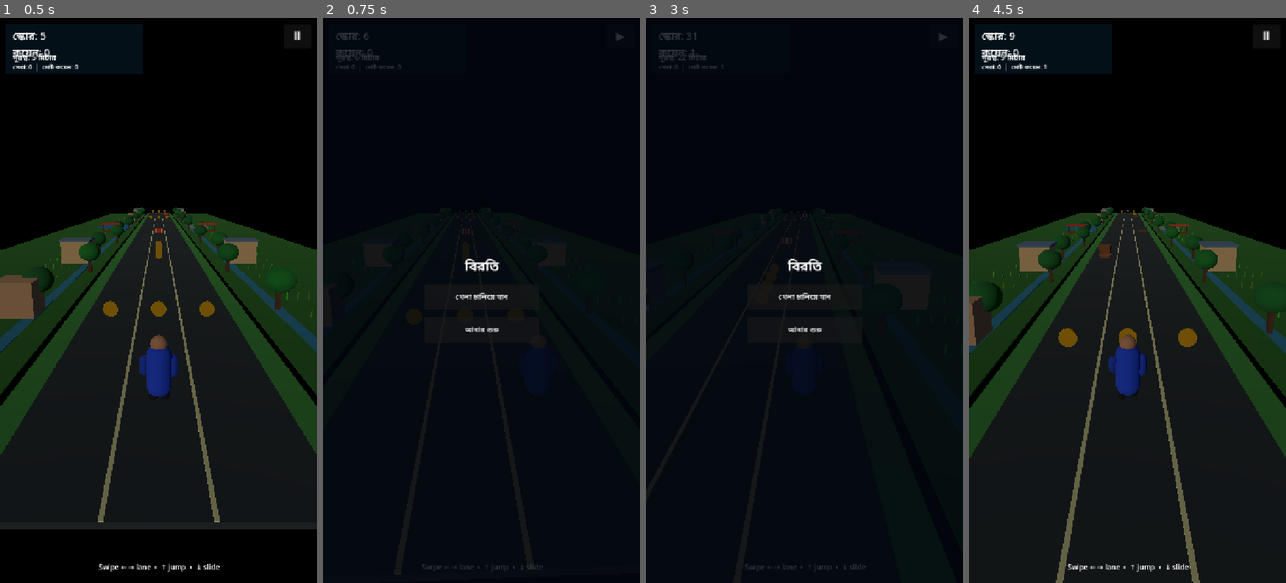
Above: before the commit, frames 1-4 (left to right).
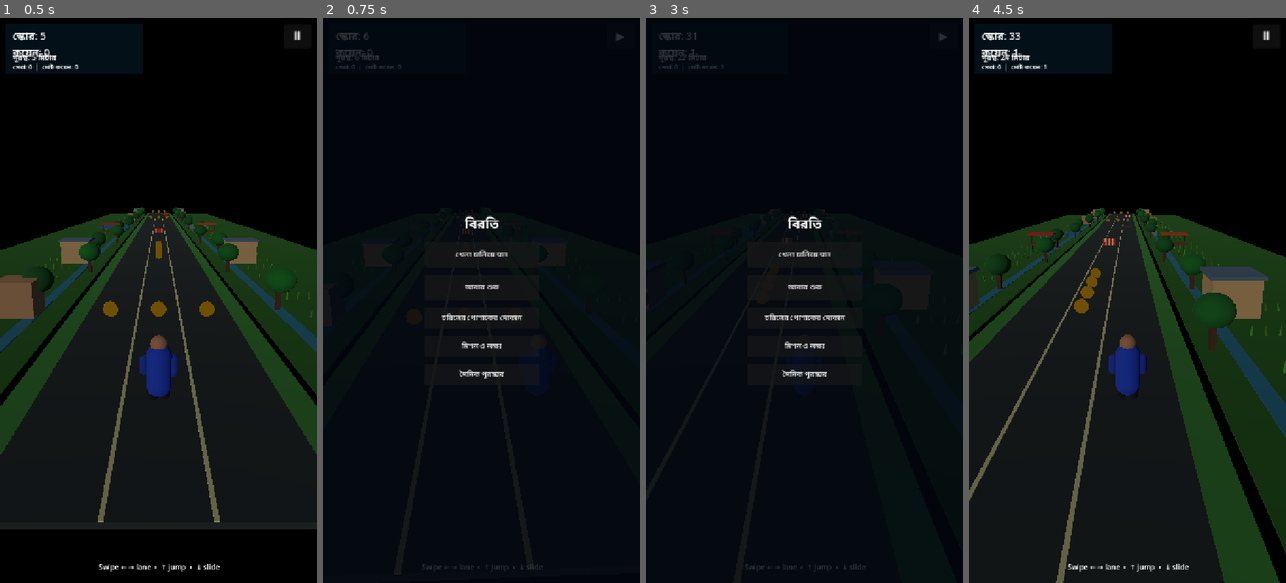
Above: after the commit, the same moments.

Repository: dxsohel087-crypto/JIBON-Bangladesh-Real-Life-Simulator
Game: Godot game, scene res://Scenes/Main.tscn
Two runs of this game, one before a commit and one after it. Both use one fixed random seed, a clock stepped at 60 frames per second and the inputs below.
Inputs (mouse positions are in pixels of both pictures, inside the frame that each line leads up to):
- Up to frame 1 (0.5 s): no input
- Up to frame 2 (0.75 s): tap Enter at 0.5 s; move the mouse to (551, 272) at 0.52 s; hold Right from 0.53 s (still down); tap P at 0.6 s; click (551, 272) at 0.67 s
- Up to frame 3 (3 s): tap Space at 0.77, 2.27 s; release Right at 1.25 s; click "খেলা চালিয়ে যান" at 1.25 s; move the mouse to (741, 328) at 2.02 s; hold Down 2.03-2.78 s; tap Enter at 2.1 s; move the mouse to (836, 176) at 2.77 s; hold Right from 2.78 s (still down); tap P at 2.85 s
- Up to frame 4 (4.5 s): release Right at 3.5 s; click (1127, 317) at 3.5 s, where only the run after the commit has a clickable "চরিত্রের পোশাকের দোকান"; click (1127, 255) at 4.25 s, where only the run after the commit has a clickable "ফিরে যান"

Frame 1 is identical in both runs. In frame 2, 1.1% of the frame differs, in the area x 37-63%, y 35-64%; in frame 3, 1.1%; in frame 4, 23%, in the area x 0-100%, y 2-100%.

Commit message:
Add persistent cosmetic shop, daily coin reward and mission progress menu

Diff:
--- a/GodotProject/Scripts/RunnerGame.gd
+++ b/GodotProject/Scripts/RunnerGame.gd
@@ -35,6 +35,12 @@
 var world_environment: WorldEnvironment
 var day_clock := 0.0
 var break_scene: Node3D
+var shop_button: Button
+var mission_button: Button
+var daily_button: Button
+var player_body: MeshInstance3D
+var skin_index := 0
+var daily_claim_day := 0
 var swipe_start := Vector2.ZERO
 var segments: Array[Node3D] = []
 var coin_nodes: Array[Area3D] = []
@@ -144,15 +150,15 @@
 	player.name = "Player"
 	player.position = Vector3(0, PLAYER_BASE_Y, 0)
 	add_child(player)
-	var body := MeshInstance3D.new()
+	player_body = MeshInstance3D.new()
 	var capsule := CapsuleMesh.new()
 	capsule.radius = 0.42
 	capsule.height = 1.8
-	body.mesh = capsule
+	player_body.mesh = capsule
 	var material := StandardMaterial3D.new()
-	material.albedo_color = Color(0.12, 0.25, 0.72)
-	body.material_override = material
-	player.add_child(body)
+	material.albedo_color = _skin_color()
+	player_body.material_override = material
+	player.add_child(player_body)
 	var player_collision := CollisionShape3D.new()
 	var player_shape := CapsuleShape3D.new()
 	player_shape.radius = 0.42
@@ -265,6 +271,21 @@
 	restart_button.custom_minimum_size = Vector2(260, 58)
 	restart_button.pressed.connect(func(): get_tree().reload_current_scene())
 	menu.add_child(restart_button)
+	shop_button = Button.new()
+	shop_button.text = "চরিত্রের পোশাকের দোকান"
+	shop_button.custom_minimum_size = Vector2(260, 48)
+	shop_button.pressed.connect(_open_shop)
+	menu.add_child(shop_button)
+	mission_button = Button.new()
+	mission_button.text = "মিশন ও লক্ষ্য"
+	mission_button.custom_minimum_size = Vector2(260, 48)
+	mission_button.pressed.connect(_show_missions)
+	menu.add_child(mission_button)
+	daily_button = Button.new()
+	daily_button.text = "দৈনিক পুরস্কার"
+	daily_button.custom_minimum_size = Vector2(260, 48)
+	daily_button.pressed.connect(_claim_daily_reward)
+	menu.add_child(daily_button)
 
 func _add_segment(z_pos: float) -> void:
 	var segment := Node3D.new()
@@ -463,6 +484,9 @@
 	pause_button.visible = false
 	pause_overlay.visible = true
 	resume_button.visible = false
+	shop_button.visible = false
+	mission_button.visible = false
+	daily_button.visible = false
 	restart_button.text = "আবার খেলুন"
 	menu_heading.text = "গেম শেষ!"
 
@@ -486,6 +510,9 @@
 	menu_heading.text = "JIBON RUNNER"
 	resume_button.visible = true
 	restart_button.text = "আবার শুরু"
+	shop_button.visible = true
+	mission_button.visible = true
+	daily_button.visible = true
 
 func _check_distance_breaks() -> void:
 	var milestones := {
@@ -504,9 +531,50 @@
 			menu_heading.text = milestones[milestone]
 			resume_button.text = "বিরতি শেষ — চালিয়ে যান"
 			resume_button.visible = true
+			shop_button.visible = false
+			mission_button.visible = false
+			daily_button.visible = false
 			restart_button.text = "এখনই নতুন করে শুরু"
 			pause_button.text = "▶"
 			return
+
+func _skin_color() -> Color:
+	var colors := [Color(0.12, 0.25, 0.72), Color(0.12, 0.48, 0.28), Color(0.62, 0.16, 0.12), Color(0.12, 0.12, 0.16)]
+	return colors[skin_index % colors.size()]
+
+func _open_shop() -> void:
+	if total_coins >= 100:
+		total_coins -= 100
+		skin_index = (skin_index + 1) % 4
+		player_body.material_override.albedo_color = _skin_color()
+		_save_progress()
+		menu_heading.text = "নতুন পোশাক নেওয়া হয়েছে!"
+	else:
+		menu_heading.text = "নতুন পোশাকের দাম ১০০ কয়েন"
+	resume_button.text = "ফিরে যান"
+	resume_button.visible = true
+
+func _show_missions() -> void:
+	var distance_goal := clampf(distance_m / 1000.0, 0.0, 1.0)
+	var coin_goal := clampf(float(coins) / 20.0, 0.0, 1.0)
+	menu_heading.text = "মিশন: ১ কিমি %.0f%% | ২০ কয়েন %.0f%%" % [distance_goal * 100.0, coin_goal * 100.0]
+	resume_button.text = "ফিরে যান"
+	resume_button.visible = true
+
+func _claim_daily_reward() -> void:
+	var date := Time.get_date_dict_from_system()
+	var today := int(date.year) * 10000 + int(date.month) * 100 + int(date.day)
+	if daily_claim_day == today:
+		menu_heading.text = "আজকের পুরস্কার নেওয়া হয়েছে"
+	else:
+		daily_claim_day = today
+		total_coins += 50
+		coins += 50
+		_save_progress()
+		menu_heading.text = "দৈনিক পুরস্কার: +৫০ কয়েন!"
+	_update_hud()
+	resume_button.text = "ফিরে যান"
+	resume_button.visible = true
 
 func _create_break_scene(milestone: int) -> void:
 	if is_instance_valid(break_scene):
@@ -548,9 +616,13 @@
 	if save.load("user://jibon_runner_save.cfg") == OK:
 		best_score = int(save.get_value("progress", "best_score", 0))
 		total_coins = int(save.get_value("progress", "total_coins", 0))
+		skin_index = int(save.get_value("progress", "skin_index", 0))
+		daily_claim_day = int(save.get_value("progress", "daily_claim_day", 0))
 
 func _save_progress() -> void:
 	var save := ConfigFile.new()
 	save.set_value("progress", "best_score", best_score)
 	save.set_value("progress", "total_coins", total_coins)
+	save.set_value("progress", "skin_index", skin_index)
+	save.set_value("progress", "daily_claim_day", daily_claim_day)
 	save.save("user://jibon_runner_save.cfg")
